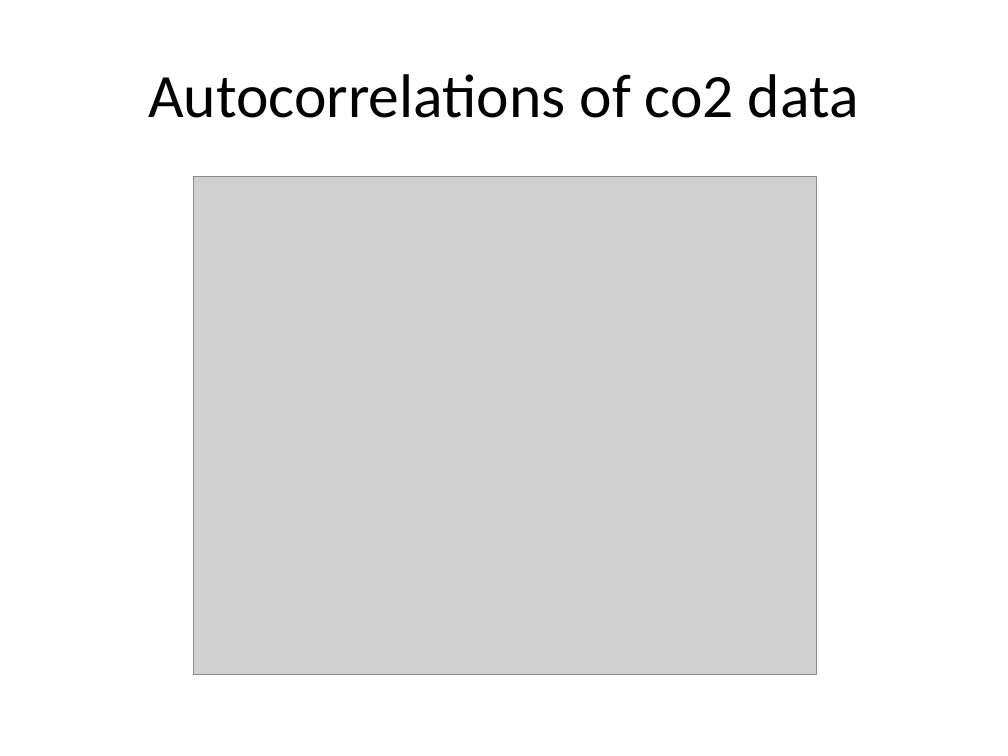
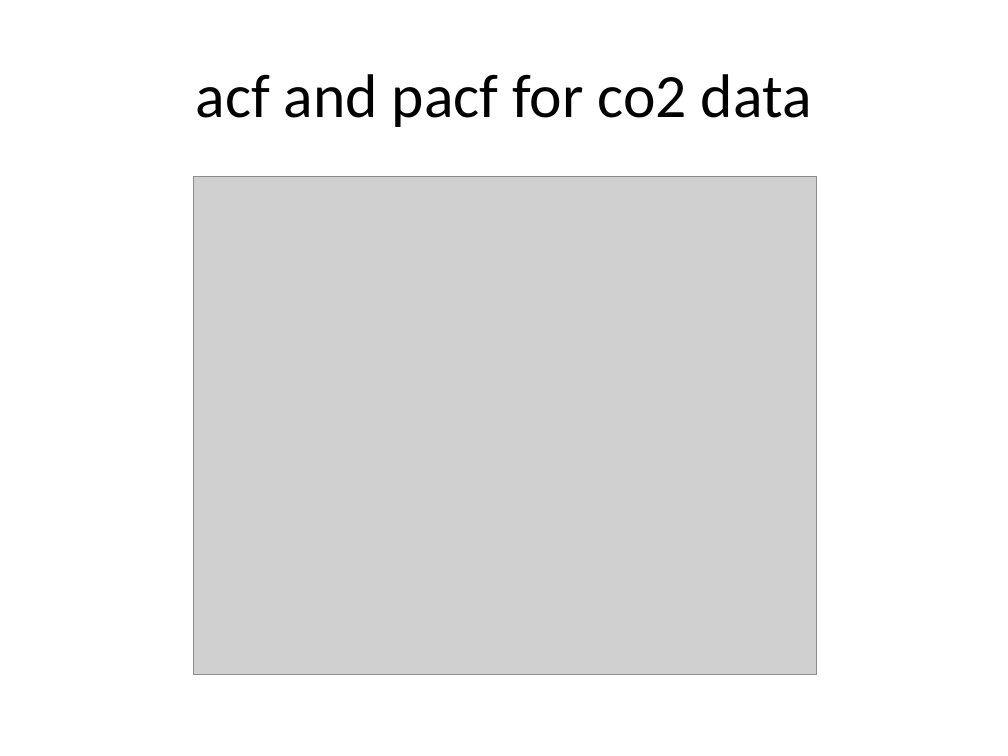
Before and after one commit to pmean/basic-time-series, a slide deck: slide 17 of src/basics.pptx (slide 13 before the commit). Drawn at 1008x756 pixels with LibreOffice and Linux fonts; fonts in the diff are those of the drawing; grey boxes stand for pictures. Boxes give left, top, right and bottom in pixels: in the first picture for what was removed or moved away, otherwise in the second. Text is boxed around its words. In the diff, an @@ line names an element or a change of style, - is before the commit and + after.

```diff
--- a/src/basics.pptx
+++ b/src/basics.pptx
@@ title at (196, 74, 812, 127): text changed @@
-Autocorrelations of co2 data
+acf and pacf for co2 data
```
Also in this commit, not shown: 2 other slides changed, 6 slides added, 1 slide removed, 2 other files.
